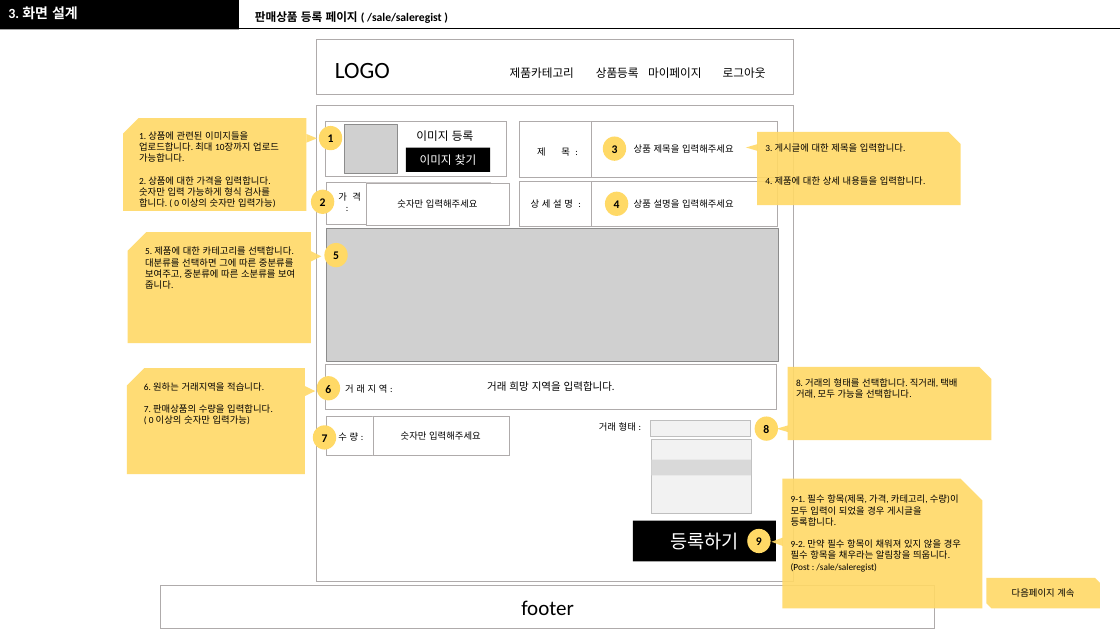
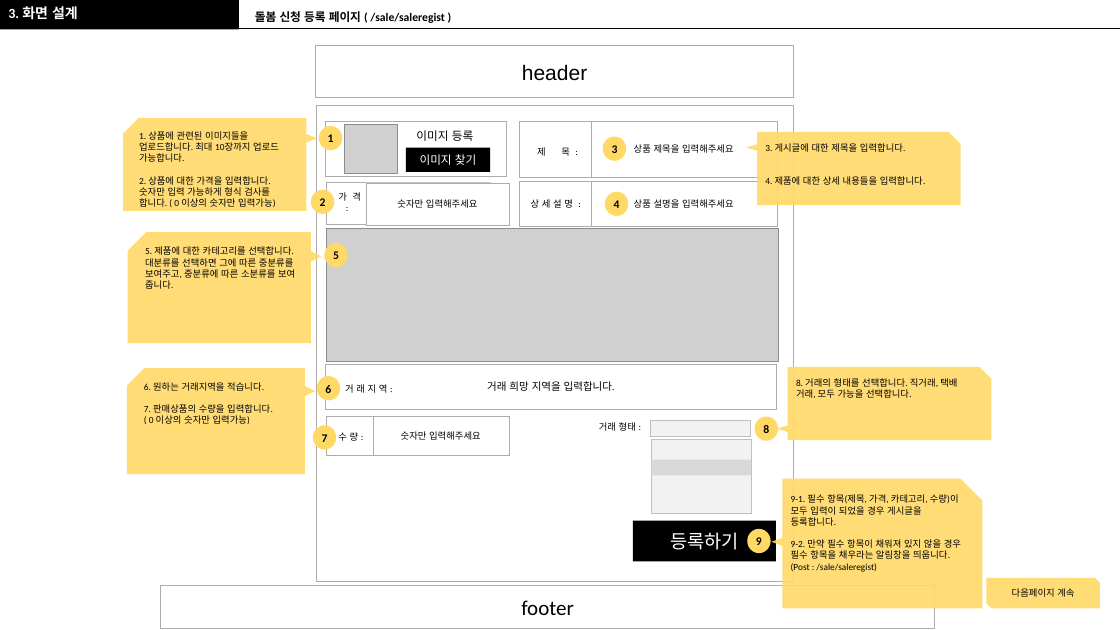
Before and after one commit to RealWarm/Common_Document, a slide deck: slide 14 of 온종일_돌봄/정훈_온종일_스토리보드_원본.pptx (slide 18 before the commit). Drawn at 1120x630 pixels with LibreOffice and Linux fonts; fonts in the diff are those of the drawing; grey boxes stand for pictures; background and template pictures are left out. Boxes give left, top, right and bottom in pixels: in the first picture for what was removed or moved away, otherwise in the second. Text is boxed around its words. In the diff, an @@ line names an element or a change of style, - is before the commit and + after.

```diff
--- a/온종일_돌봄/정훈_온종일_스토리보드_원본.pptx
+++ b/온종일_돌봄/정훈_온종일_스토리보드_원본.pptx
@@ text at (255,9,445,25): text changed @@
-판매상품 등록 페이지 ( /sale/saleregist )
+돌봄 신청 등록 페이지 ( /sale/saleregist )
@@ rectangle added at (316,45,794,97), fill #FFFFFF, outline #AFABAB 1 pt, 18 pt, text #000000 @@
+header
@@ rectangle removed at (317,39,794,94) @@
@@ text removed at (335,63,390,78) @@
-LOGO
@@ text removed at (510,67,574,78) @@
-제품카테고리
@@ text removed at (596,67,639,78) @@
-상품등록
@@ text removed at (648,67,702,78) @@
-마이페이지
@@ text removed at (723,67,766,78) @@
-로그아웃
```
Also in this commit, not shown: 3 other slides changed, 1 slide added, 1 slide removed, 3 other files.
